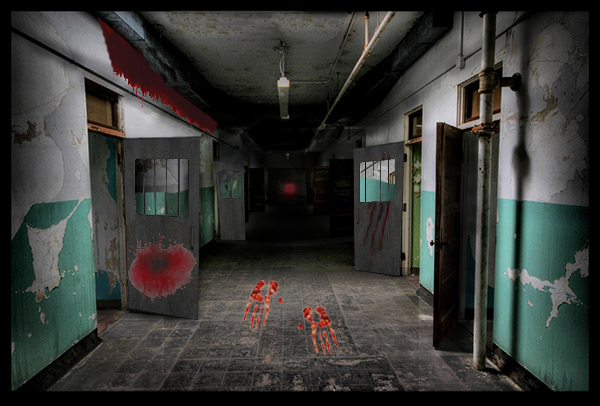
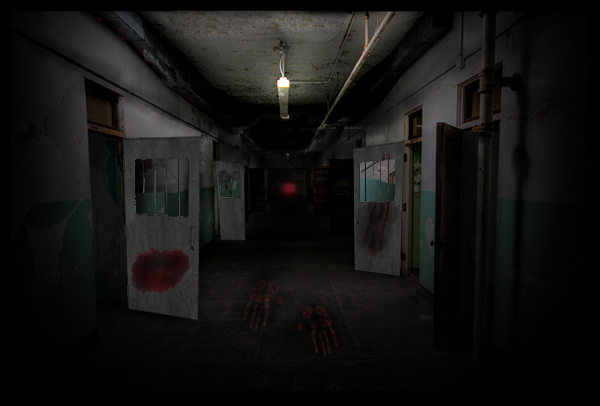
Layered file, before and after one edit (w=600, h=406). Changes by layer:
painted on "claw marks" over [344, 178, 402, 258]
removed layer "blood hand copy" over [273, 173, 340, 356]
painted on "blood hand" over [228, 173, 350, 369]
painted on "blood splad" over [117, 200, 400, 321]
painted on "blood" over [98, 19, 219, 135]
painted on "hall" over [8, 8, 592, 392]
